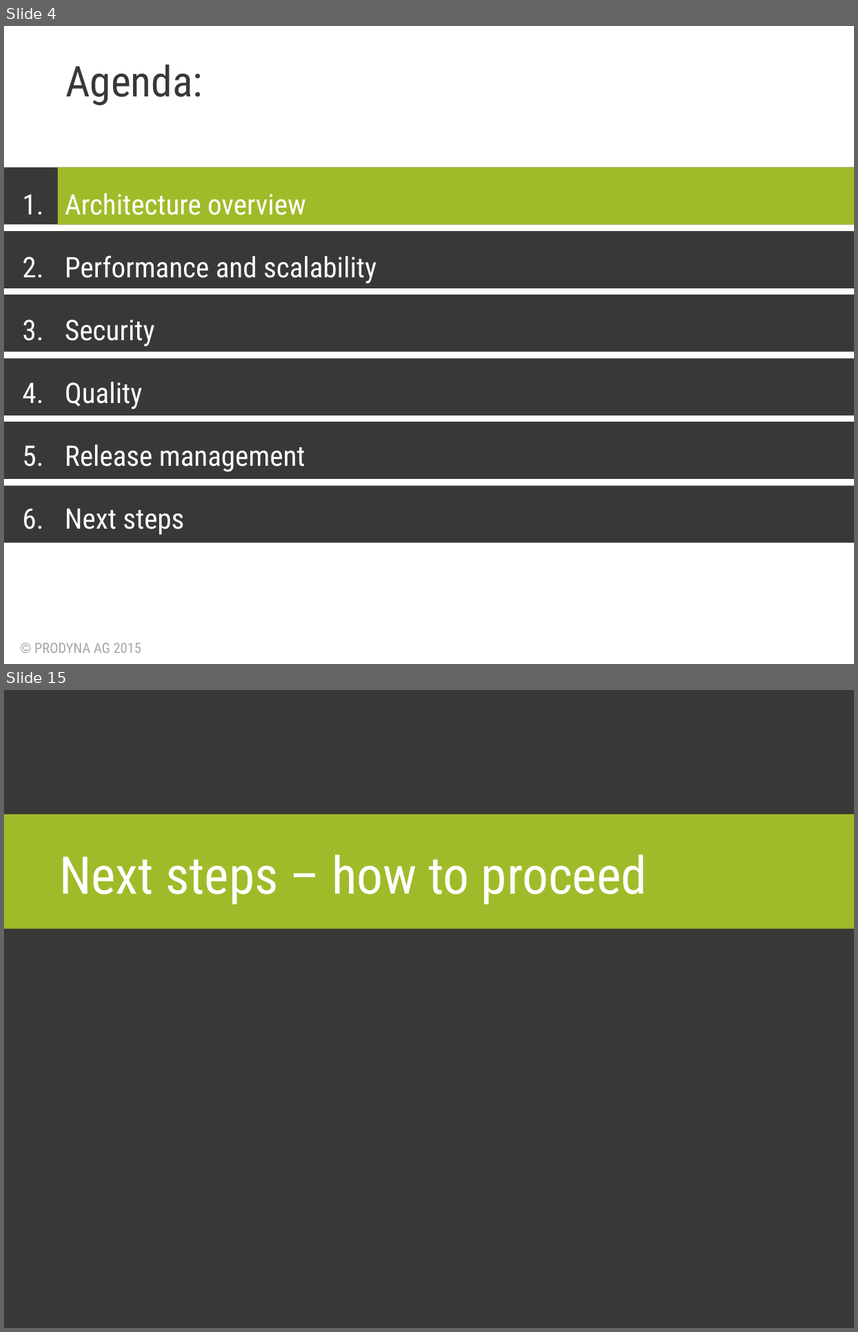
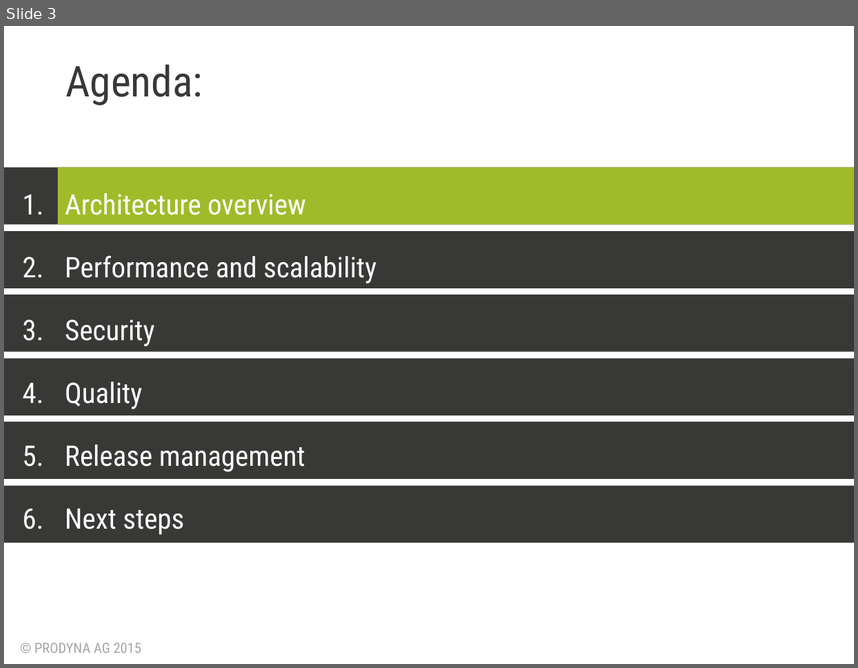
Before and after one commit to BGligorijevic/pac-slides, a slide deck: PAC-presentation.pptx. Shown one above the other, each under a label of ours: slides 4 and 15 before the commit, slide 3 after it; the slides between them are not shown. The pictures are 858x1332 and 858x668 pixels, drawn with LibreOffice and Linux fonts; fonts in the diff are those of the drawing; background and template pictures are left out. Boxes give left, top, right and bottom in pixels: in the first picture for what was removed or moved away, otherwise in the second. Text is boxed around its words. In the diff, an @@ line names an element or a change of style, - is before the commit and + after.

```diff
--- a/PAC-presentation.pptx
+++ b/PAC-presentation.pptx
@@ slide 15 removed at [4,690,854,1328], background #FFFFFF @@
@@ rectangle removed at [4,690,854,1328] @@
@@ rectangle removed at [4,814,854,929] @@
@@ title removed at [59,854,647,905] @@
-Next steps – how to proceed
@@ what was slide 4 is now slide 3 @@
```
Also in this commit, not shown: 2 slides changed, 3 slides added, 11 other slides removed, 1 other file.
